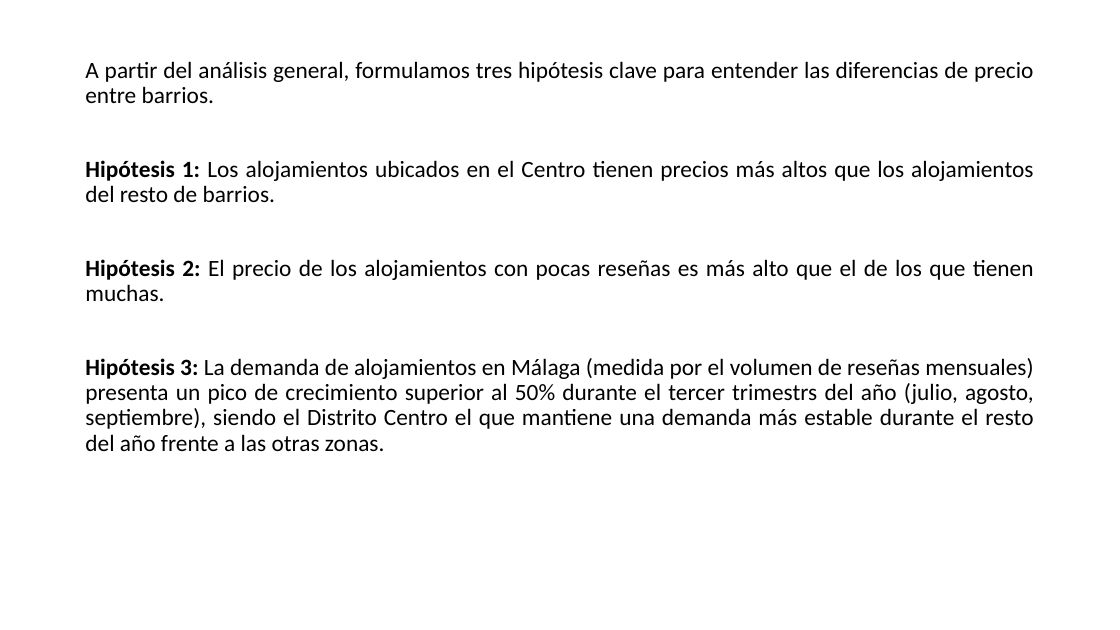
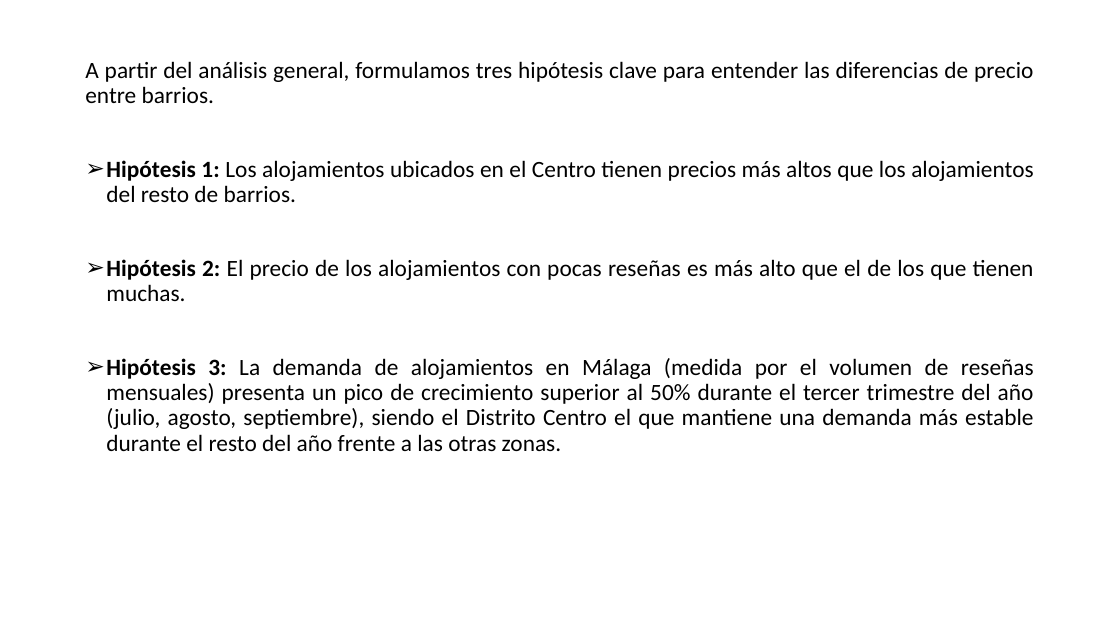
Before and after one commit to MHHsim/Proyect-Break-I, a slide deck: slide 2 of Pendiente/EDA - Alquileres Málaga - 2025.pptx. Drawn at 1120x630 pixels with LibreOffice and Linux fonts; fonts in the diff are those of the drawing. Boxes give left, top, right and bottom in pixels: in the first picture for what was removed or moved away, otherwise in the second. Text is boxed around its words. In the diff, an @@ line names an element or a change of style, - is before the commit and + after.

```diff
--- a/Pendiente/EDA - Alquileres Málaga - 2025.pptx
+++ b/Pendiente/EDA - Alquileres Málaga - 2025.pptx
@@ text at box(106, 160, 1034, 301): bullet none to ➢ @@
@@ text at box(106, 358, 1034, 451): text changed @@
-Hipótesis 3: La demanda de alojamientos en Málaga (medida por el volumen de reseñas mensuales) presenta un pico de crecimiento superior al 50% durante el tercer trimestrs del año (julio, agosto, septiembre), siendo el Distrito Centro el que mantiene una demanda más estable durante el resto del año frente a las otras zonas.
+➢ Hipótesis 3: La demanda de alojamientos en Málaga (medida por el volumen de reseñas mensuales) presenta un pico de crecimiento superior al 50% durante el tercer trimestre del año (julio, agosto, septiembre), siendo el Distrito Centro el que mantiene una demanda más estable durante el resto del año frente a las otras zonas.
```
Also in this commit, not shown: 3 other slides changed, 1 slide added, 1 other file.
